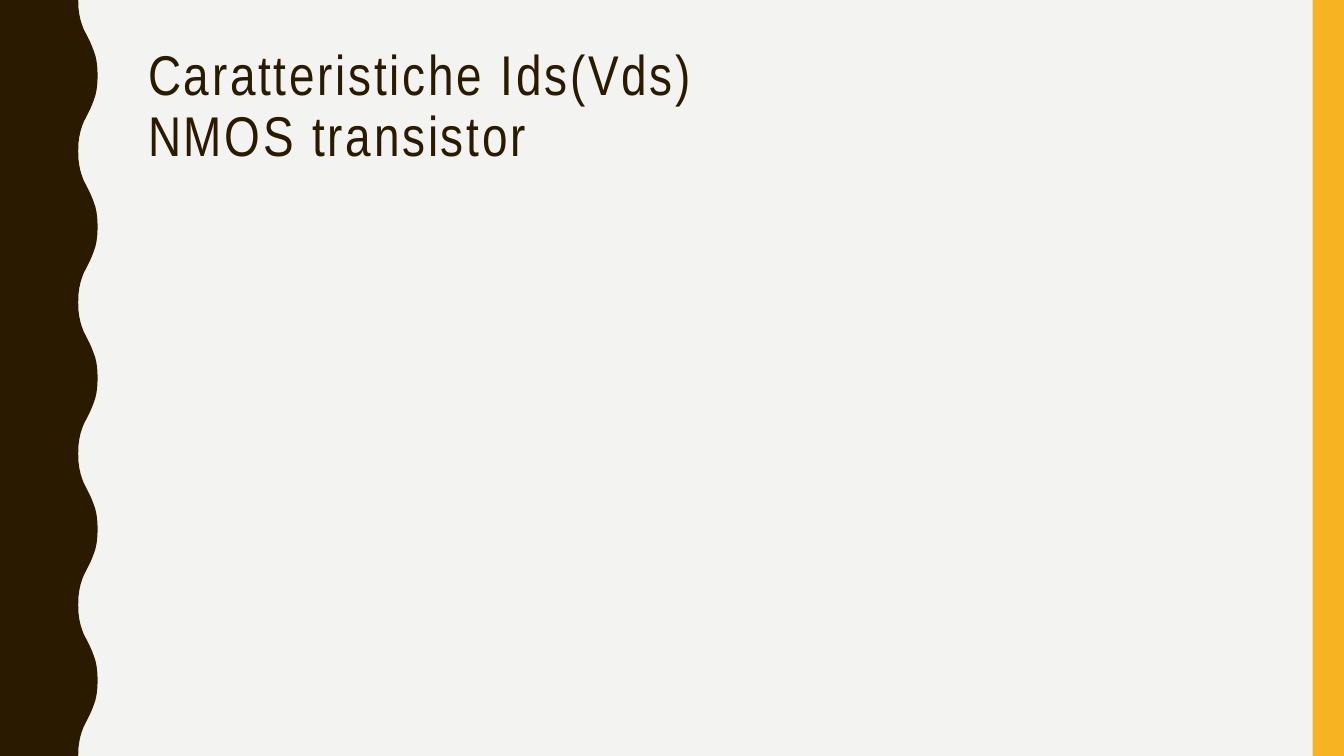
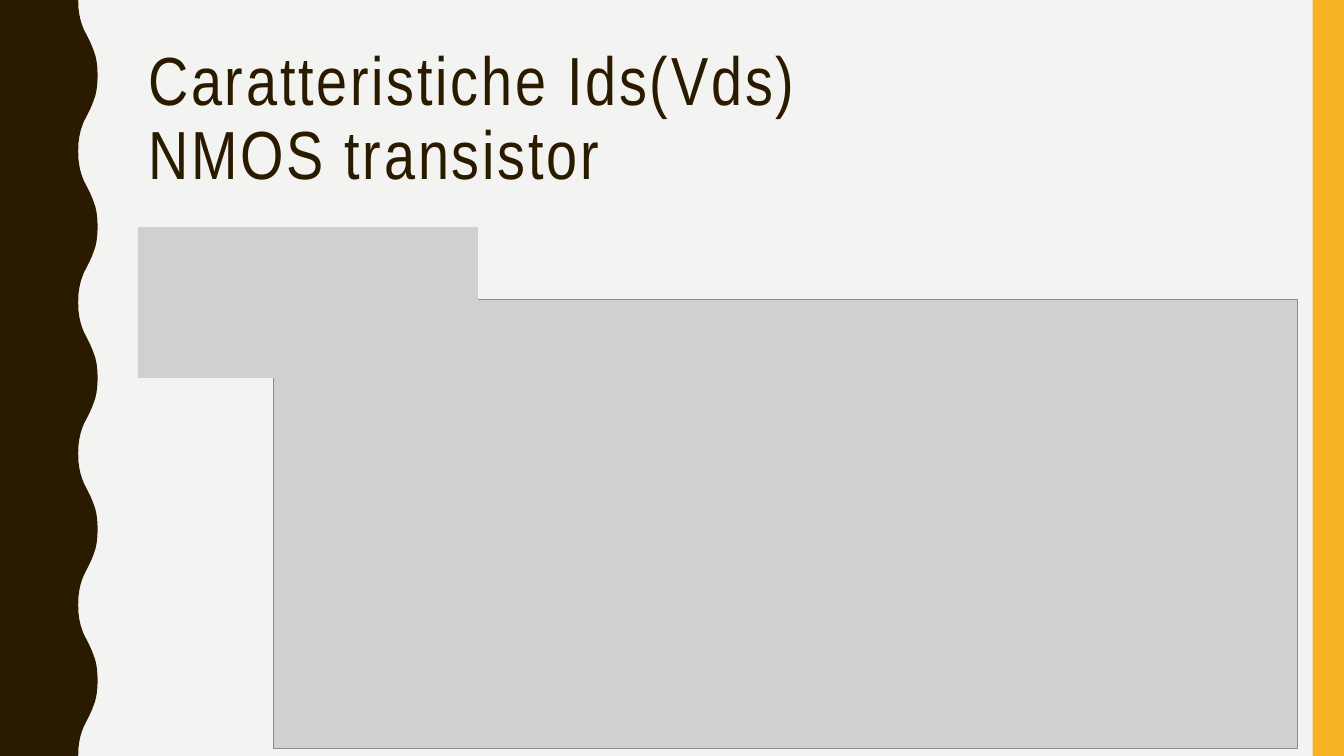
Before and after one commit to alessio-capello/MicroElectronics, a slide deck: slide 4 of MicroB/MicroBpresentazione.pptx (slide 3 before the commit). Drawn at 1344x756 pixels with LibreOffice and Linux fonts; fonts in the diff are those of the drawing; grey boxes stand for pictures. Boxes give left, top, right and bottom in pixels: in the first picture for what was removed or moved away, otherwise in the second. Text is boxed around its words. In the diff, an @@ line names an element or a change of style, - is before the commit and + after.

```diff
--- a/MicroB/MicroBpresentazione.pptx
+++ b/MicroB/MicroBpresentazione.pptx
@@ title "Caratteristiche Ids(Vds) NMOS transistor" at [148,55,794,180]: size 40 to 48.6 pt @@
@@ picture added at [138,227,478,378] @@
@@ picture added at [273,299,1298,749] @@
```
Also in this commit, not shown: 16 other slides changed, 8 slides added, 43 other files.
